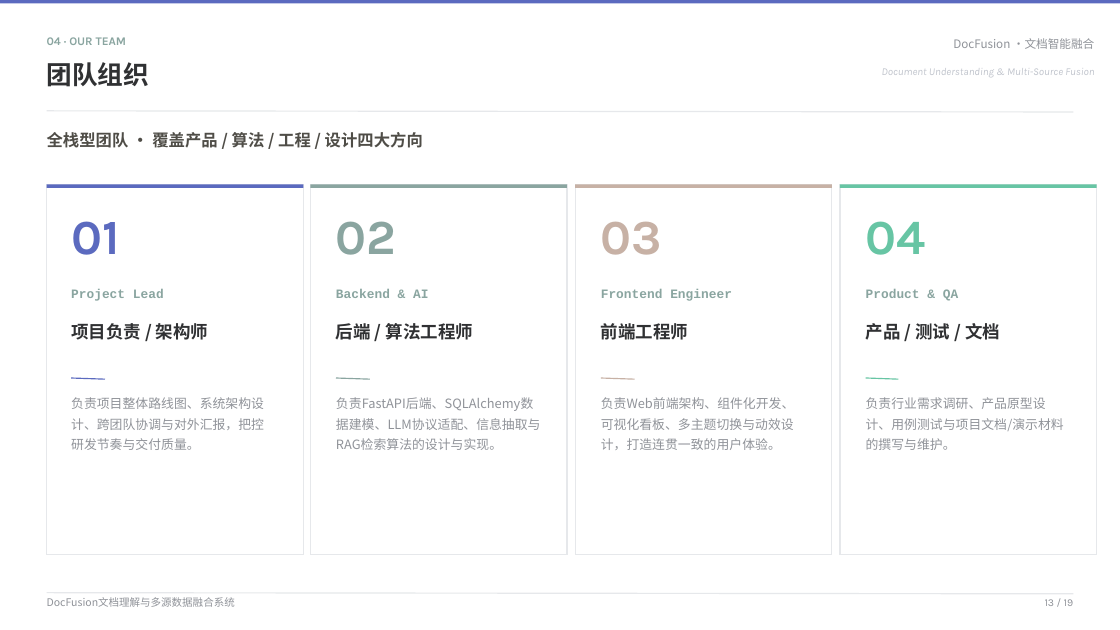
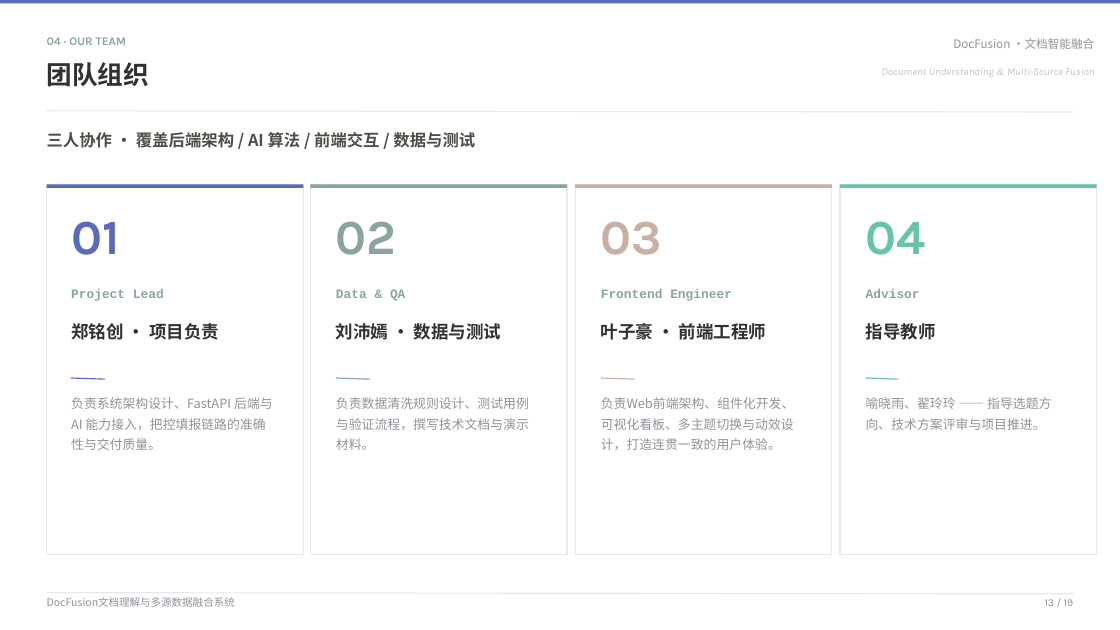
Before and after one commit to zhengmingchuang/blossoms, a slide deck: slide 13 of docs/T2605208-Blossoms pave your way-【A23】-项目简介PPT.pptx. Drawn at 1120x630 pixels with LibreOffice and Linux fonts; fonts in the diff are those of the drawing. Boxes give left, top, right and bottom in pixels: in the first picture for what was removed or moved away, otherwise in the second. Text is boxed around its words. In the diff, an @@ line names an element or a change of style, - is before the commit and + after.

Commit message:
docs(ppt): 项目简介 PPT 赛道标注与团队页按传智杯更正
- 第 1 页赛道：服务外包大赛A类企业命题 -> 传智杯 AI Web 开发挑战赛
- 第 13 页团队页：原为 4 张角色卡（产品/算法/工程/设计）无姓名，
  改为 3 名成员实名分工 + 指导教师卡：
  01 郑铭创 项目负责 / 02 刘沛嫣 数据与测试 / 03 叶子豪 前端工程师 / 04 指导教师
- 副标题同步改为「三人协作 · 覆盖后端架构 / AI 算法 / 前端交互 / 数据与测试」
- 逐形状还原 Songti SC / Consolas 字号与配色，版式与原设计一致

```diff
--- a/docs/T2605208-Blossoms pave your way-【A23】-项目简介PPT.pptx
+++ b/docs/T2605208-Blossoms pave your way-【A23】-项目简介PPT.pptx
@@ text at box(47, 132, 475, 148): text changed @@
-全栈型团队 · 覆盖产品 / 算法 / 工程 / 设计四大方向
+三人协作 · 覆盖后端架构 / AI 算法 / 前端交互 / 数据与测试
@@ text at box(336, 289, 405, 301): text changed @@
-Backend & AI
+Data & QA
@@ text at box(866, 289, 920, 298): text changed @@
-Product & QA
+Advisor
@@ text at box(71, 323, 219, 340): text changed @@
-项目负责 / 架构师
+郑铭创 · 项目负责
@@ text at box(336, 323, 501, 340): text changed @@
-后端 / 算法工程师
+刘沛嫣 · 数据与测试
@@ text at box(601, 323, 766, 340): text changed @@
-前端工程师
+叶子豪 · 前端工程师
@@ text at box(866, 323, 936, 340): text changed @@
-产品 / 测试 / 文档
+指导教师
@@ text at box(71, 397, 273, 450): text changed @@
-负责项目整体路线图、系统架构设计、跨团队协调与对外汇报，把控研发节奏与交付质量。
+负责系统架构设计、FastAPI 后端与 AI 能力接入，把控填报链路的准确性与交付质量。
@@ text at box(336, 397, 529, 450): text changed @@
-负责FastAPI后端、SQLAlchemy数据建模、LLM协议适配、信息抽取与RAG检索算法的设计与实现。
+负责数据清洗规则设计、测试用例与验证流程，撰写技术文档与演示材料。
@@ text at box(866, 397, 1051, 430): text changed @@
-负责行业需求调研、产品原型设计、用例测试与项目文档/演示材料的撰写与维护。
+喻晓雨、翟玲玲 —— 指导选题方向、技术方案评审与项目推进。
```
Also in this commit, not shown: 1 other slide changed, 1 other file.
